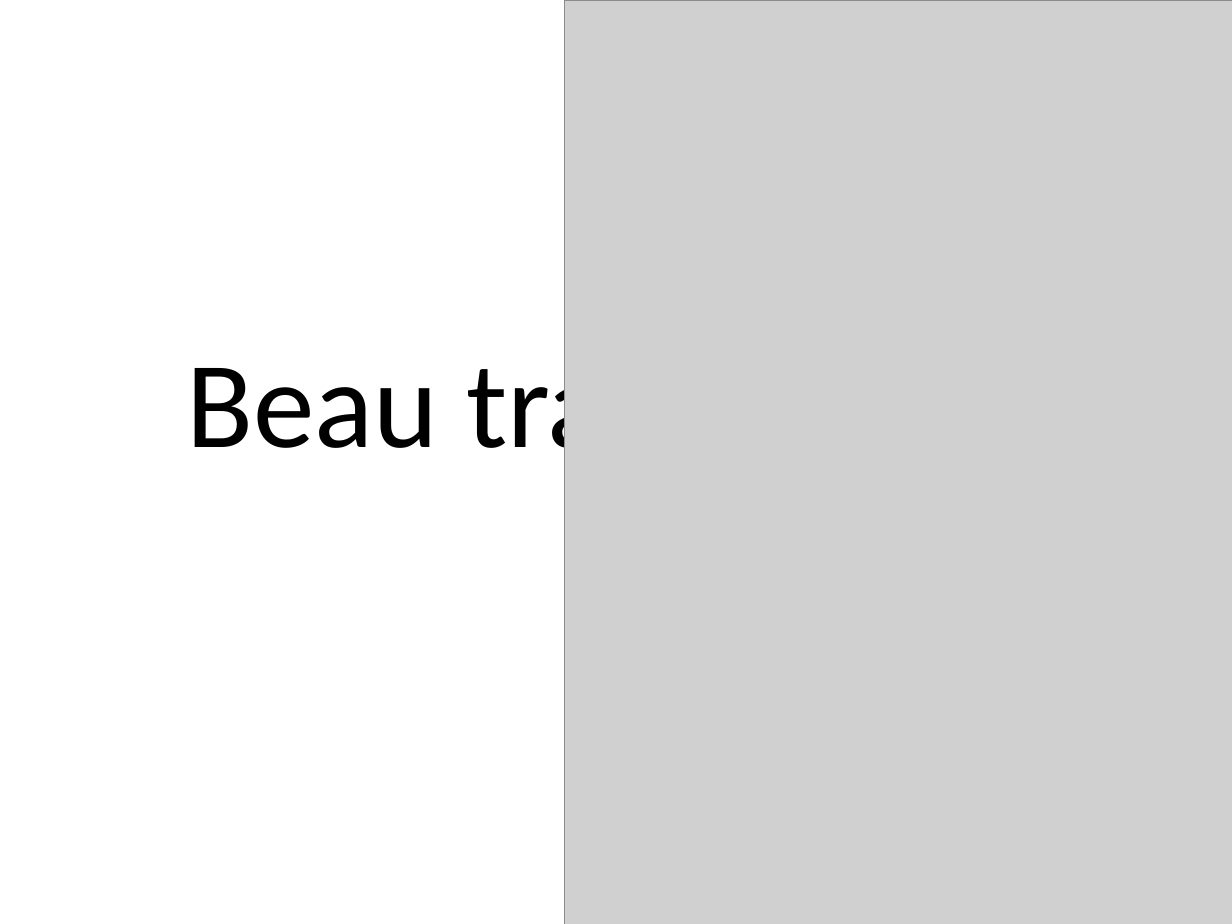
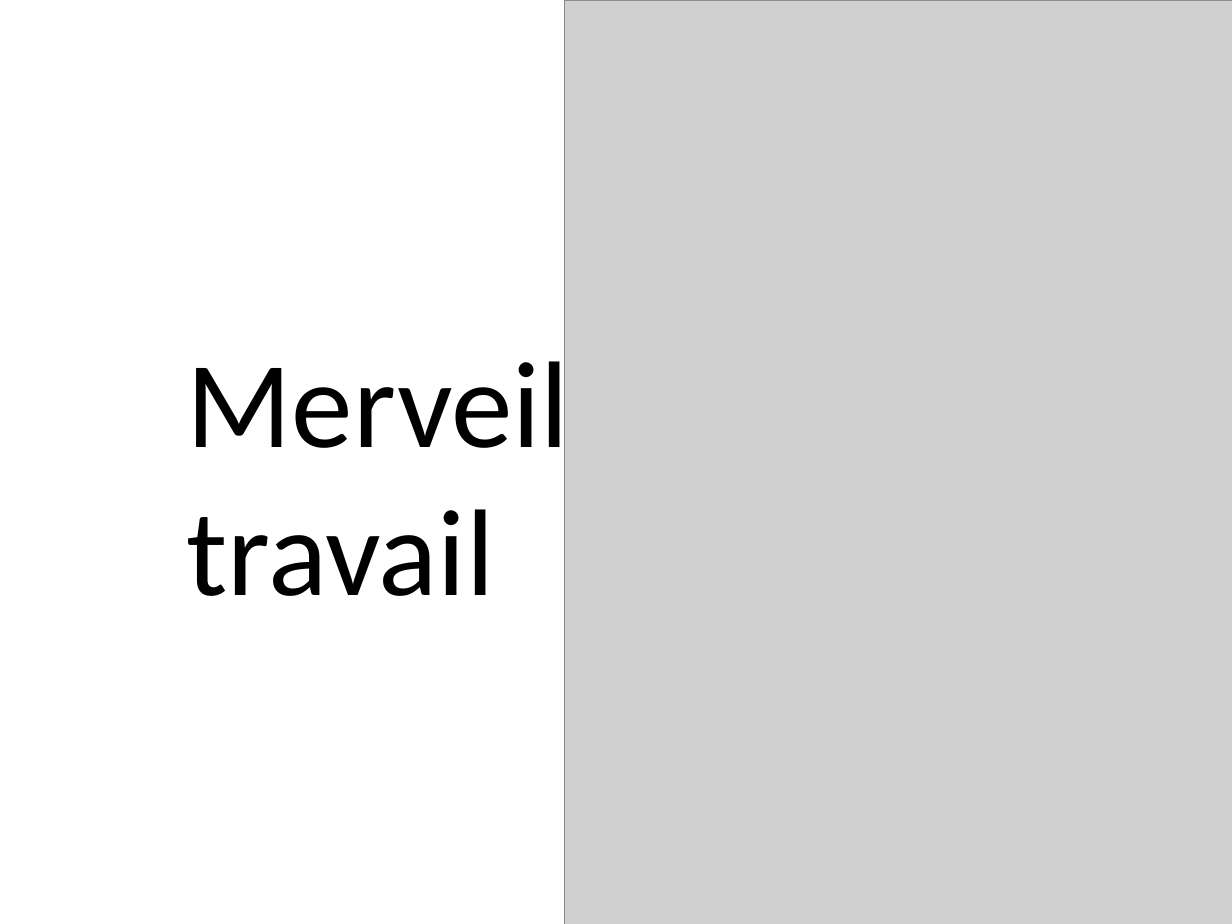
Before and after one commit to LucNtonga/IHM, a slide deck: slide 10 of INTERFACE.pptx. Drawn at 1232x924 pixels with LibreOffice and Linux fonts; fonts in the diff are those of the drawing; grey boxes stand for pictures; background and template pictures are left out. Boxes give left, top, right and bottom in pixels: in the first picture for what was removed or moved away, otherwise in the second. Text is boxed around its words. In the diff, an @@ line names an element or a change of style, - is before the commit and + after.

```diff
--- a/INTERFACE.pptx
+++ b/INTERFACE.pptx
@@ text at [187,345,777,596]: text changed @@
-Beau travail
+Merveilleux travail
```
Also in this commit, not shown: 3 other slides changed.
